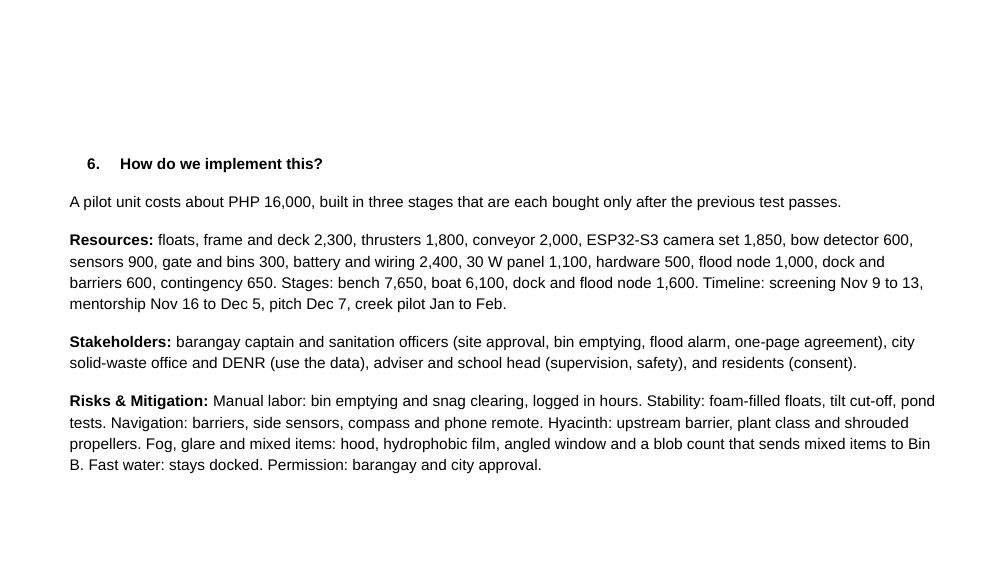
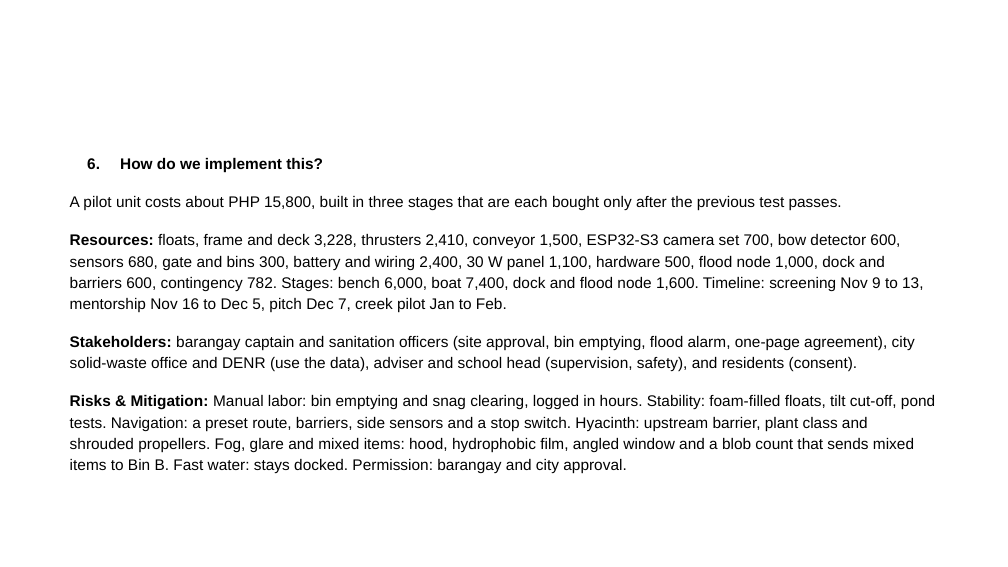
Before and after one commit to tmommu/research, a slide deck: slide 5 of sft_entry/SAGIP_SFT2026_Entry_PPT.pptx. Drawn at 1008x567 pixels with LibreOffice and Linux fonts; fonts in the diff are those of the drawing; background and template pictures are left out. Boxes give left, top, right and bottom in pixels: in the first picture for what was removed or moved away, otherwise in the second. Text is boxed around its words. In the diff, an @@ line names an element or a change of style, - is before the commit and + after.

```diff
--- a/sft_entry/SAGIP_SFT2026_Entry_PPT.pptx
+++ b/sft_entry/SAGIP_SFT2026_Entry_PPT.pptx
@@ text at [70,196,923,313]: text changed @@
-A pilot unit costs about PHP 16,000, built in three stages that are each bought only after the previous test passes.
-Resources: floats, frame and deck 2,300, thrusters 1,800, conveyor 2,000, ESP32-S3 camera set 1,850, bow detector 600, sensors 900, gate and bins 300, battery and wiring 2,400, 30 W panel 1,100, hardware 500, flood node 1,000, dock and barriers 600, contingency 650. Stages: bench 7,650, boat 6,100, dock and flood node 1,600. Timeline: screening Nov 9 to 13, mentorship Nov 16 to Dec 5, pitch Dec 7, creek pilot Jan to Feb.
+A pilot unit costs about PHP 15,800, built in three stages that are each bought only after the previous test passes.
+Resources: floats, frame and deck 3,228, thrusters 2,410, conveyor 1,500, ESP32-S3 camera set 700, bow detector 600, sensors 680, gate and bins 300, battery and wiring 2,400, 30 W panel 1,100, hardware 500, flood node 1,000, dock and barriers 600, contingency 782. Stages: bench 6,000, boat 7,400, dock and flood node 1,600. Timeline: screening Nov 9 to 13, mentorship Nov 16 to Dec 5, pitch Dec 7, creek pilot Jan to Feb.
@@ text at [70,395,935,474]: text changed @@
-Risks & Mitigation: Manual labor: bin emptying and snag clearing, logged in hours. Stability: foam-filled floats, tilt cut-off, pond tests. Navigation: barriers, side sensors, compass and phone remote. Hyacinth: upstream barrier, plant class and shrouded propellers. Fog, glare and mixed items: hood, hydrophobic film, angled window and a blob count that sends mixed items to Bin B. Fast water: stays docked. Permission: barangay and city approval.
+Risks & Mitigation: Manual labor: bin emptying and snag clearing, logged in hours. Stability: foam-filled floats, tilt cut-off, pond tests. Navigation: a preset route, barriers, side sensors and a stop switch. Hyacinth: upstream barrier, plant class and shrouded propellers. Fog, glare and mixed items: hood, hydrophobic film, angled window and a blob count that sends mixed items to Bin B. Fast water: stays docked. Permission: barangay and city approval.
```
Also in this commit, not shown: 5 other slides changed, 6 other files.
